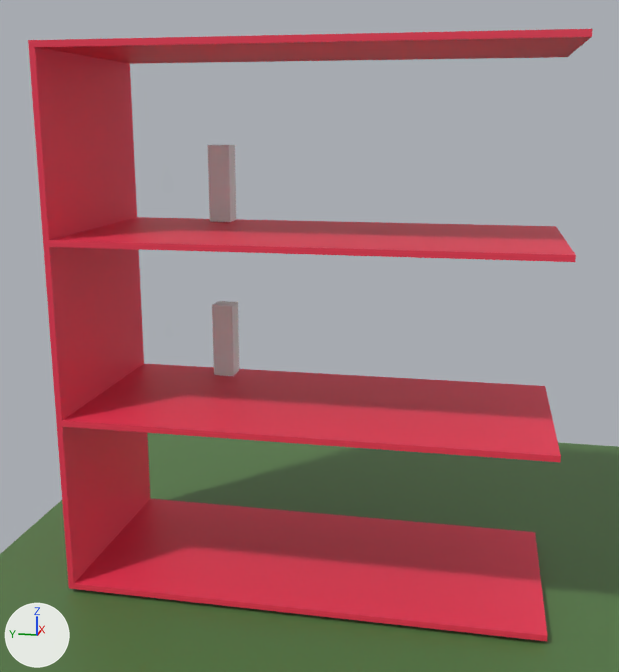
Renders of the glTF model GeoDorms/Models/main.glb from each side of a commit.
Camera for both pictures: a 50 mm lens placed at (8.29, 4.29, 7.77), pointed at (22.48, 7.13, 4.23). The lights are fixed; the arrows at lower left show +X, +Y and +Z. Where no turn or scale is listed for an object, it has been applied to the vertices.

The first picture shows 'Cube', 'Cube.001', 'building', 'grass'.
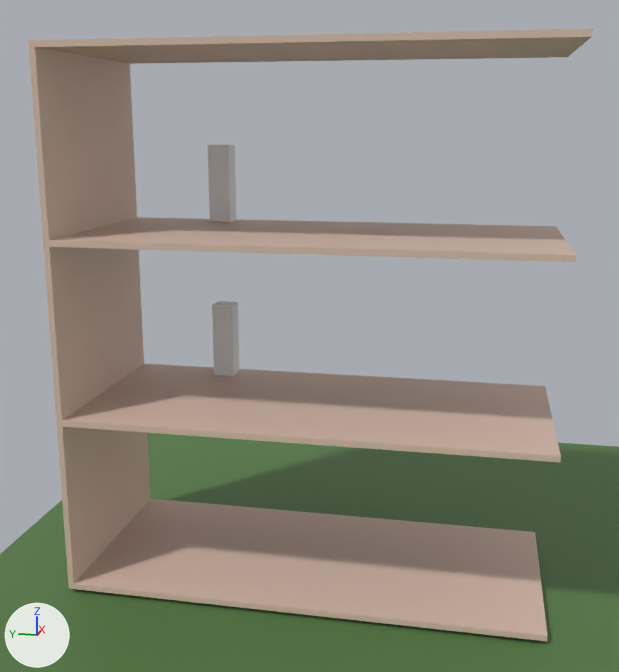
Where the change shows, as pixel boxes [x1, y1, x2, y2] in the pictures (619 x 672 px):
'building', recoloured (red to beige)
    both: [28, 29, 593, 641]

The change in detail:
Material 'Material.009' (mat_material_009) changes colour from red #f23755 to beige #dcbfaf; in linear values from (0.89, 0.0383, 0.0919) to (0.716, 0.521, 0.429).
